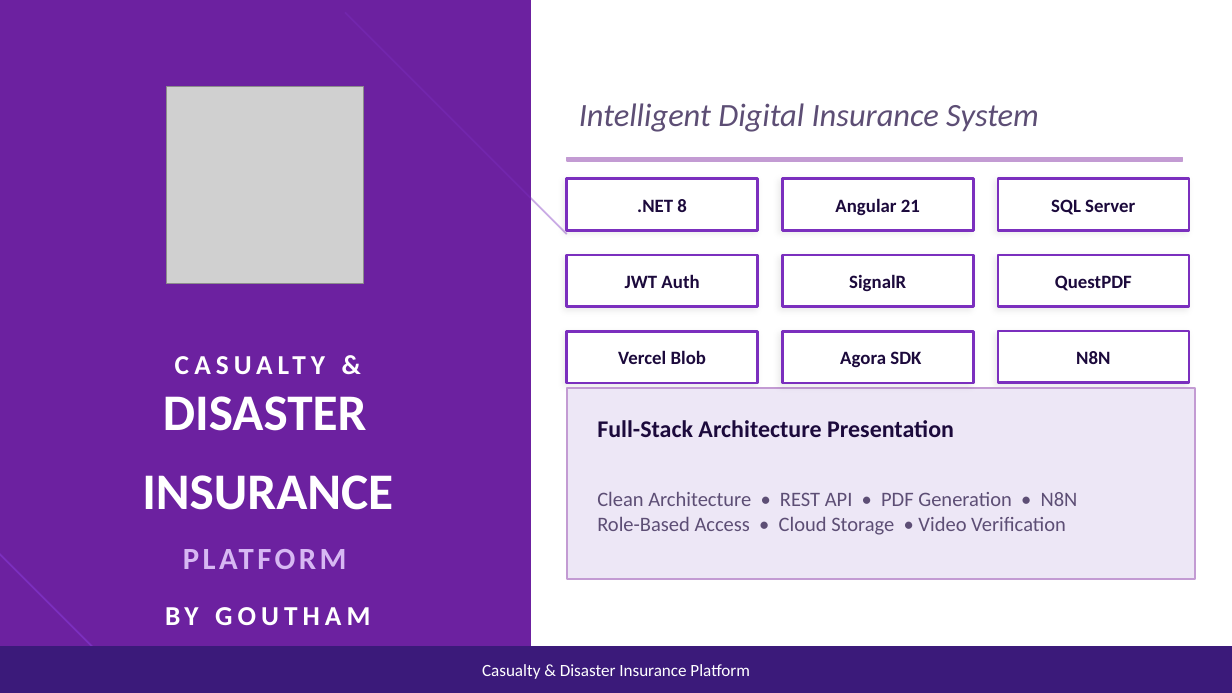
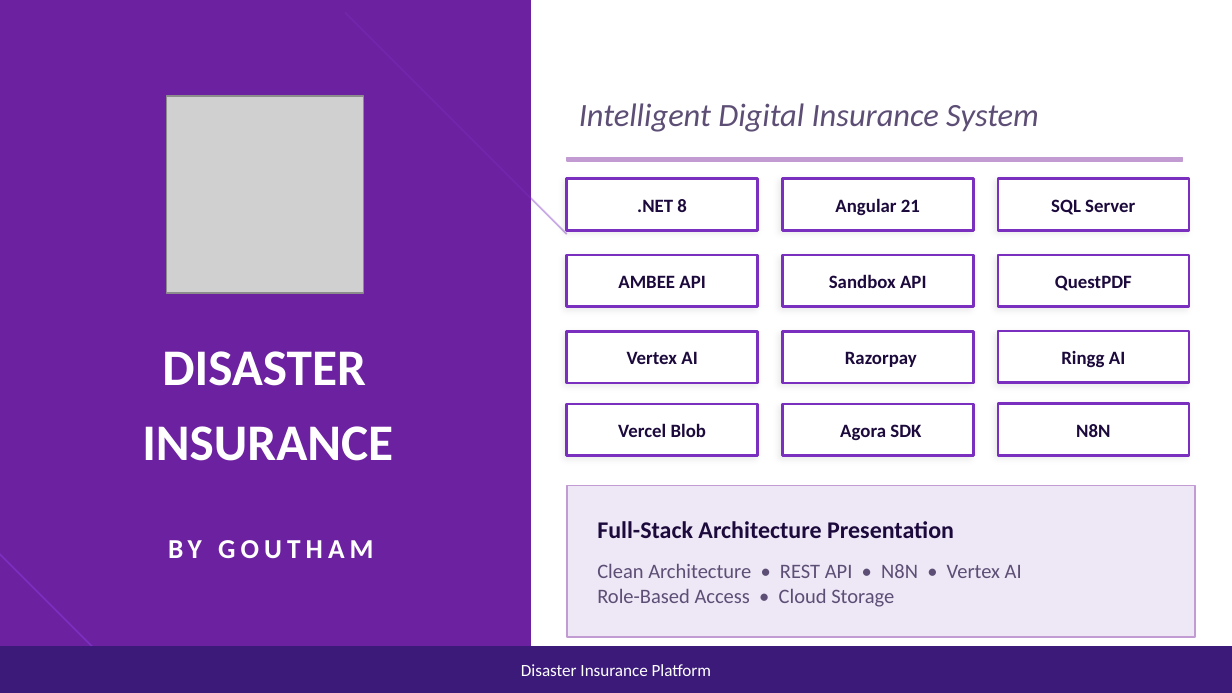
Before and after one commit to goutham4126/GOUTHAM, a slide deck: slide 1 of documents/insurance_capstone.pptx. Drawn at 1232x693 pixels with LibreOffice and Linux fonts; fonts in the diff are those of the drawing; grey boxes stand for pictures. Boxes give left, top, right and bottom in pixels: in the first picture for what was removed or moved away, otherwise in the second. Text is boxed around its words. In the diff, an @@ line names an element or a change of style, - is before the commit and + after.

Commit message:
updated ppt

```diff
--- a/documents/insurance_capstone.pptx
+++ b/documents/insurance_capstone.pptx
@@ picture: place and size @@
-picture at box(166, 86, 363, 283)
+picture at box(166, 96, 363, 293)
@@ text at box(618, 275, 705, 288): text changed @@
-JWT Auth
+AMBEE API
@@ text at box(829, 274, 926, 288): text changed @@
-SignalR
+Sandbox API
@@ text "DISASTER": place and size @@
-text "DISASTER" at box(163, 396, 367, 431)
+text "DISASTER" at box(162, 351, 366, 386)
@@ text removed at box(21, 336, 514, 392) @@
-CASUALTY &
@@ text added at box(627, 351, 697, 364), 11 pt, text #1C0A3C, bold @@
+Vertex AI
@@ text added at box(845, 351, 917, 367), 11 pt, text #1C0A3C, bold @@
+Razorpay
@@ text added at box(1061, 351, 1125, 367), 11 pt, text #1C0A3C, bold @@
+Ringg AI
@@ text "INSURANCE": place and size @@
-text "INSURANCE" at box(142, 475, 393, 510)
+text "INSURANCE" at box(142, 426, 393, 461)
@@ rectangle added at box(567, 404, 758, 456), fill #FFFFFF, outline #7B2FBE 1.5 pt @@
@@ rectangle added at box(782, 404, 973, 456), fill #FFFFFF, outline #7B2FBE 1.5 pt @@
@@ rectangle added at box(998, 404, 1189, 456), fill #FFFFFF, outline #7B2FBE 1.5 pt @@
@@ 3 texts: place and size @@
-3 texts at box(618, 350, 1110, 367)
+3 texts at box(618, 423, 1110, 440)
@@ rectangle: place and size @@
-rectangle at box(567, 388, 1195, 579)
+rectangle at box(567, 485, 1195, 637)
@@ text "Full-Stack Architecture Presentation": place and size @@
-text "Full-Stack Architecture Presentation" at box(597, 420, 954, 437)
+text "Full-Stack Architecture Presentation" at box(597, 521, 954, 538)
@@ text removed at box(18, 526, 511, 588) @@
-PLATFORM
@@ text "BY GOUTHAM": place and size @@
-text "BY GOUTHAM" at box(165, 607, 370, 625)
+text "BY GOUTHAM" at box(168, 540, 373, 558)
@@ text at box(597, 564, 1022, 607): text changed @@
-Clean Architecture • REST API • PDF Generation • N8N
-Role-Based Access • Cloud Storage • Video Verification
+Clean Architecture • REST API • N8N • Vertex AI
+Role-Based Access • Cloud Storage
@@ text at box(521, 664, 711, 676): text changed @@
-Casualty & Disaster Insurance Platform
+Disaster Insurance Platform
```
Also in this commit, not shown: 8 other slides changed, 2 slides removed.
